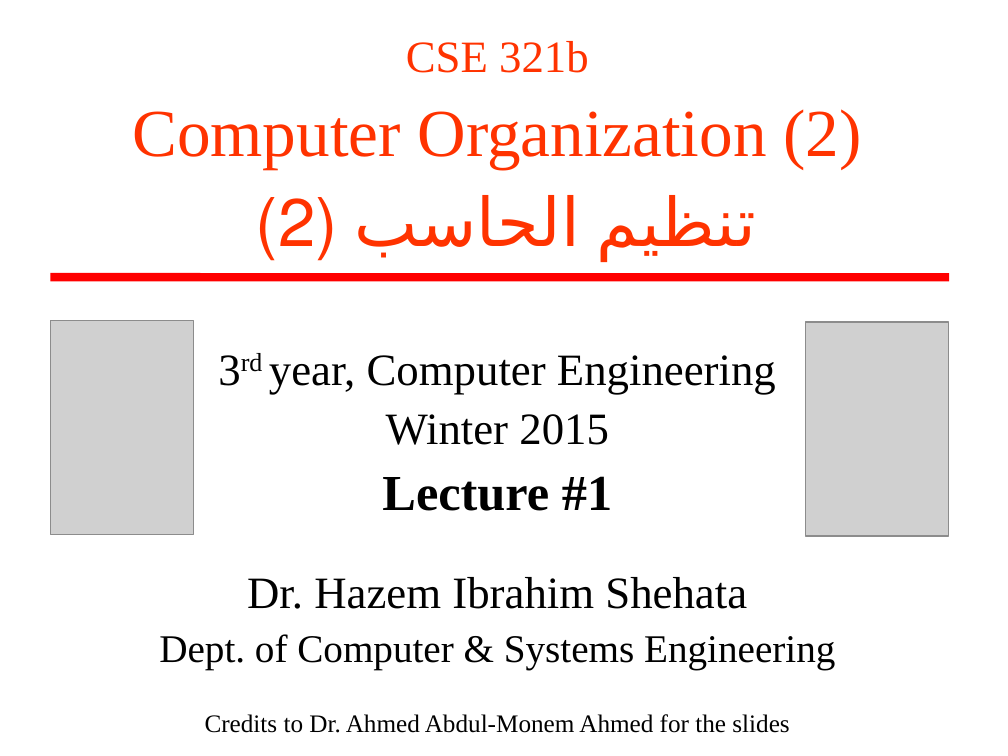
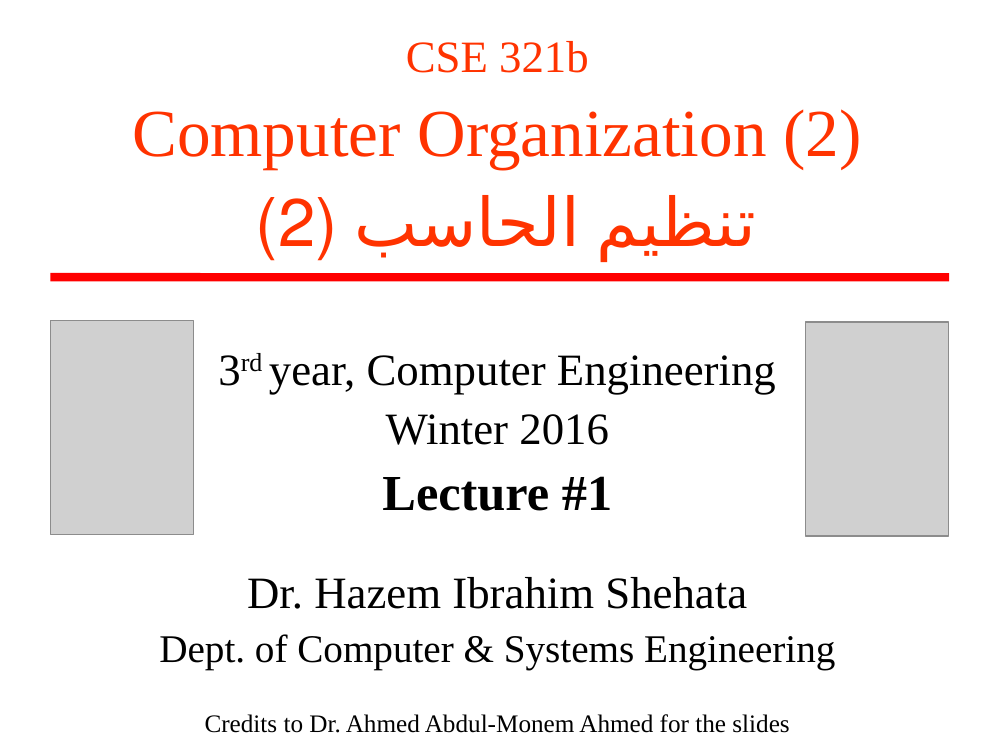
Before and after one commit to hshehata/hshehata.github.io, a slide deck: slide 1 of courses/zu/cse321b/files/lecture_01.ppt. Drawn at 1008x756 pixels with LibreOffice and Linux fonts; fonts in the diff are those of the drawing; grey boxes stand for pictures. Boxes give left, top, right and bottom in pixels: in the first picture for what was removed or moved away, otherwise in the second. Text is boxed around its words. In the diff, an @@ line names an element or a change of style, - is before the commit and + after.

```diff
--- a/courses/zu/cse321b/files/lecture_01.ppt
+++ b/courses/zu/cse321b/files/lecture_01.ppt
@@ subtitle at (386,414,609,445): text changed @@
-Winter 2015
+Winter 2016
```
Also in this commit, not shown: 9 other files.
